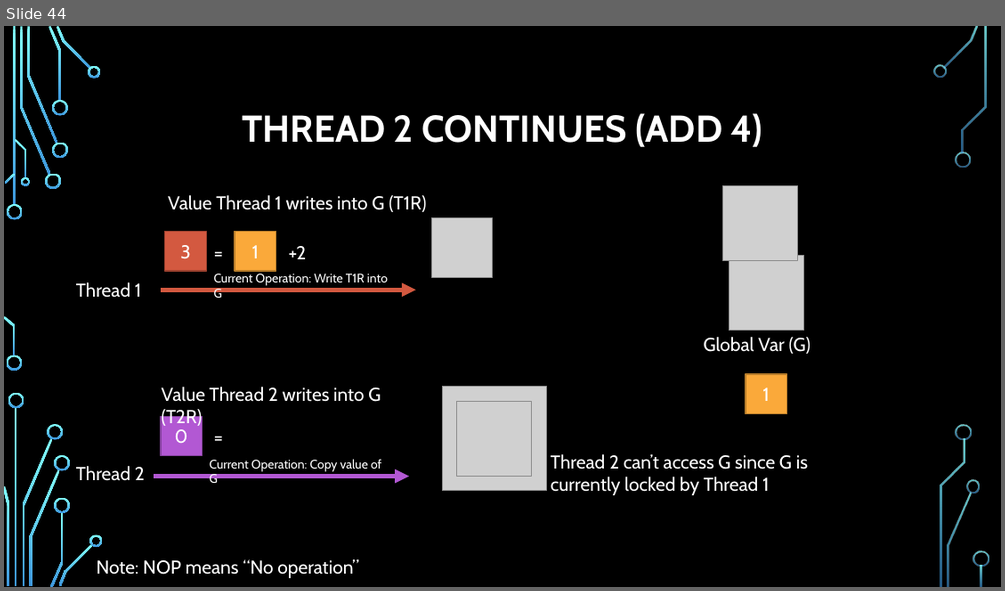
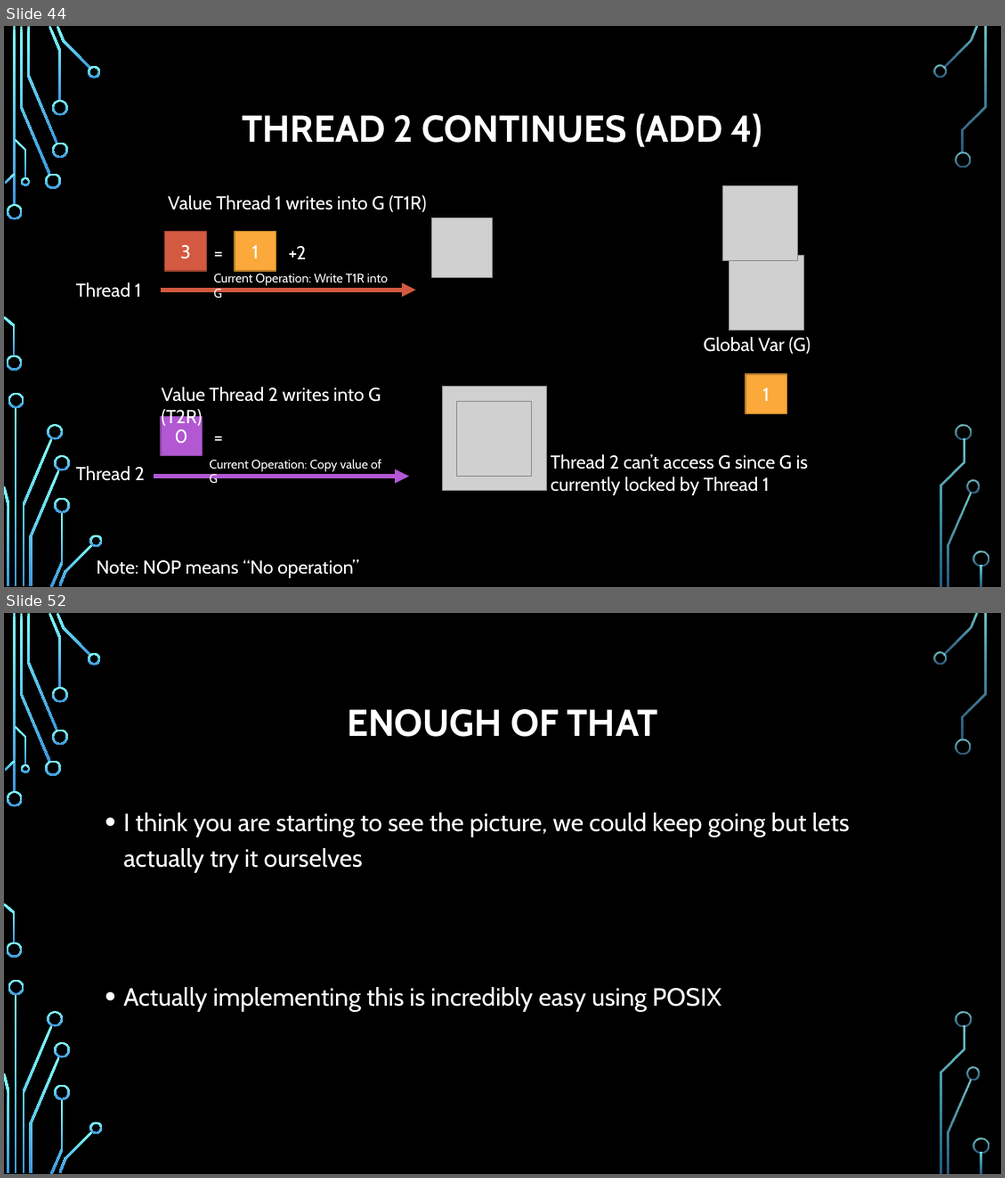
Before and after one commit to psypdt/Advanced_Summer_Course, a slide deck: Day3/Day_3.pptx. Shown one above the other, each under a label of ours: slide 44 before the commit, slides 44 and 52 after it; the slides between them are not shown. The pictures are 1005x591 and 1005x1178 pixels, drawn with LibreOffice and Linux fonts; fonts in the diff are those of the drawing; grey boxes stand for pictures; background and template pictures are left out. Boxes give left, top, right and bottom in pixels: in the first picture for what was removed or moved away, otherwise in the second. Text is boxed around its words. In the diff, an @@ line names an element or a change of style, - is before the commit and + after.

```diff
--- a/Day3/Day_3.pptx
+++ b/Day3/Day_3.pptx
@@ slide 52 added at <box>4,613,1001,1174</box>, background picture (left out); not listed: 36 template elements that a slide beside it also shows @@
@@ title added at <box>347,709,658,737</box>, 36 pt, text #FFFFFF, bold @@
+ENOUGH OF THAT
@@ text added at <box>123,812,850,1012</box>, 24 pt, text #FFFFFF @@
+• I think you are starting to see the picture, we could keep going but lets actually try it ourselves
+• Actually implementing this is incredibly easy using POSIX
```
Also in this commit, not shown: 6 slides changed, 8 other slides added.
